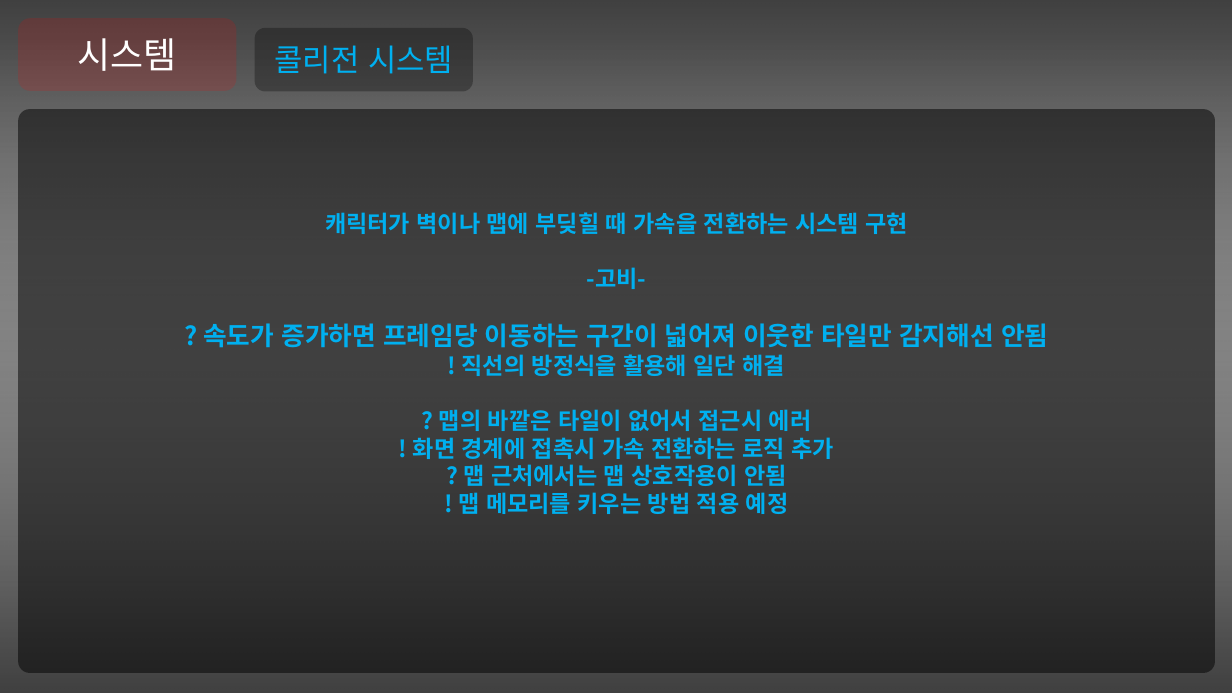
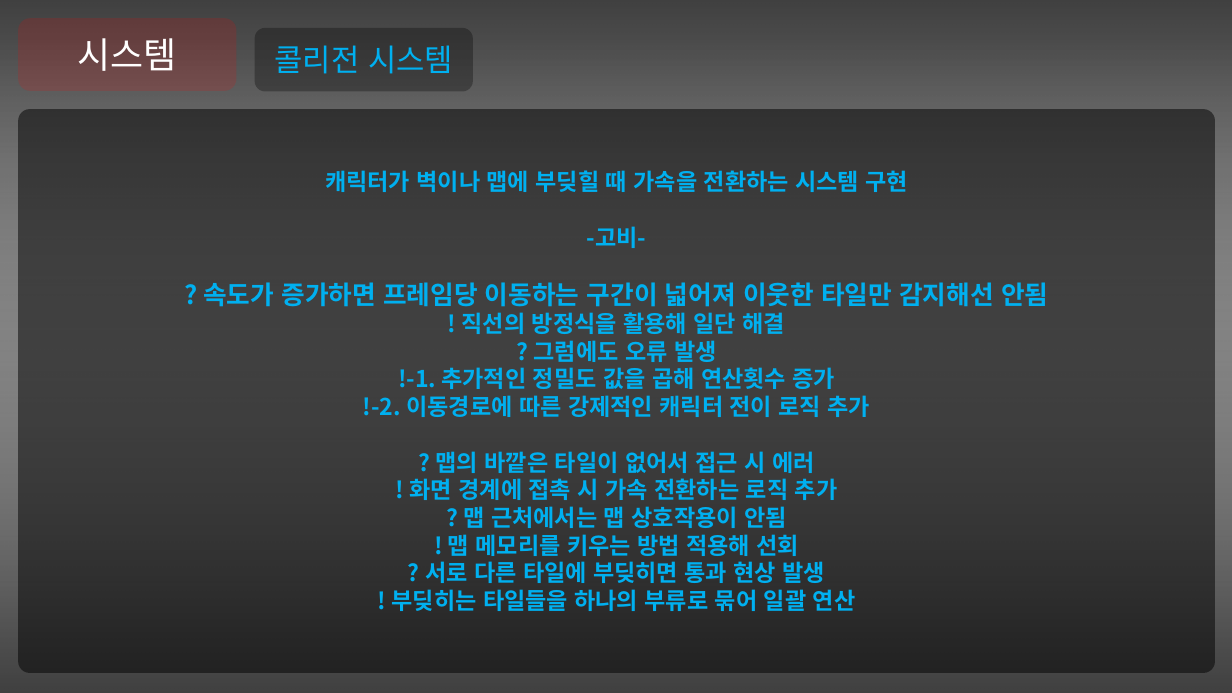
Before and after one commit to Niiok/inha_2021, a slide deck: slide 20 of Console_game/May7ppt.pptm. Drawn at 1232x693 pixels with LibreOffice and Linux fonts; fonts in the diff are those of the drawing. Boxes give left, top, right and bottom in pixels: in the first picture for what was removed or moved away, otherwise in the second. Text is boxed around its words. In the diff, an @@ line names an element or a change of style, - is before the commit and + after.

```diff
--- a/Console_game/May7ppt.pptm
+++ b/Console_game/May7ppt.pptm
@@ text in rounded rectangle at [363, 340, 871, 500]: text changed @@
-? 맵의 바깥은 타일이 없어서 접근시 에러
-! 화면 경계에 접촉시 가속 전환하는 로직 추가
+? 그럼에도 오류 발생
+!-1. 추가적인 정밀도 값을 곱해 연산횟수 증가
+!-2. 이동경로에 따른 강제적인 캐릭터 전이 로직 추가
+? 맵의 바깥은 타일이 없어서 접근 시 에러
+! 화면 경계에 접촉 시 가속 전환하는 로직 추가
@@ text in rounded rectangle at [392, 534, 856, 611]: text changed @@
-! 맵 메모리를 키우는 방법 적용 예정
+! 맵 메모리를 키우는 방법 적용해 선회
+? 서로 다른 타일에 부딪히면 통과 현상 발생
+! 부딪히는 타일들을 하나의 부류로 묶어 일괄 연산
```
Also in this commit, not shown: 8 other slides changed, 2 slides added, 1 slide removed, 8 other files.
